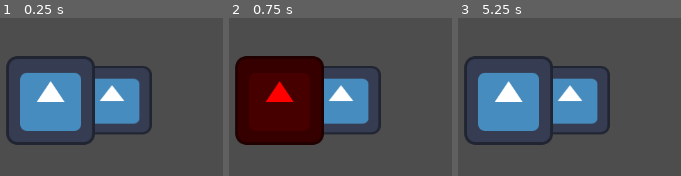
Above: before the commit, frames 1-3 (left to right).
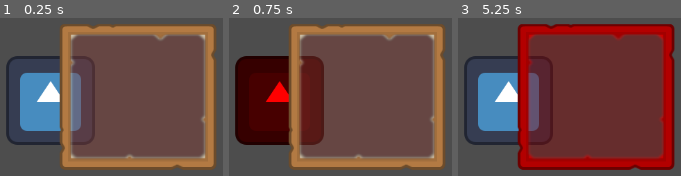
Above: after the commit, the same moments.

Repository: mestania/debug
Game: Godot game, scene res://node_2d.tscn
Two runs of this game, one before a commit and one after it. Both use one fixed random seed, a clock stepped at 60 frames per second and the inputs below. The engine's default icon, where the game draws it, is replaced by a stand-in: a white triangle on a blue panel in a dark square.
Inputs (mouse positions are in pixels of both pictures, inside the frame that each line leads up to):
- Up to frame 1 (0.25 s): no input
- Up to frame 2 (0.75 s): tap Enter at 0.5 s; move the mouse to (280, 100) at 0.52 s
- Up to frame 3 (5.25 s): tap Space at 1.25, 2.75, 4.25 s; move the mouse to (outside the picture) at 1.27 s; tap Enter at 2, 3.5 s; move the mouse to (outside the picture) at 2.02 s; move the mouse to (outside the picture) at 2.77 s; move the mouse to (outside the picture) at 3.52 s; move the mouse to (outside the picture) at 4.27 s; move the mouse to (638, 109) at 5.02 s

The runs differ from the first frame. In frame 1, 65% of the frame differs, in the area x 26-97%, y 3-97%; in frame 2, 64%; in frame 3, 65%, in the area x 26-98%, y 3-97%.

Commit message:
v1
Changed the order of nodes

Diff:
--- a/node_2d.gd
+++ b/node_2d.gd
@@ -20,5 +20,6 @@
 
 
 func _on_nine_patch_rect_mouse_exited() -> void:
-	nine_patch_rect.modulate = color_default
-	print('mouse exited NinePatchRect')
+	if not Rect2(Vector2(), nine_patch_rect.size).has_point(get_local_mouse_position()):
+		nine_patch_rect.modulate = color_default
+		print('mouse exited NinePatchRect')
--- a/node_2d.tscn
+++ b/node_2d.tscn
@@ -1,7 +1,8 @@
-[gd_scene load_steps=4 format=3 uid="uid://yodtn68f5e1j"]
+[gd_scene load_steps=5 format=3 uid="uid://yodtn68f5e1j"]
 
 [ext_resource type="Script" uid="uid://poqwip4gmprf" path="res://node_2d.gd" id="1_0e48y"]
 [ext_resource type="Texture2D" uid="uid://dqb8ib2na6ye4" path="res://icon.svg" id="1_wtcfe"]
+[ext_resource type="Texture2D" uid="uid://pigqitla1mjp" path="res://rect.png" id="2_epypp"]
 
 [sub_resource type="RectangleShape2D" id="RectangleShape2D_0e48y"]
 size = Vector2(128, 128)
@@ -12,15 +13,24 @@
 color_select = Color(1, 0, 0, 1)
 color_default = Color(1, 1, 1, 1)
 sprite = NodePath("Area2D/Sprite2D")
-nine_patch_rect = NodePath("NinePatchRect")
+nine_patch_rect = NodePath("CanvasLayer/NinePatchRect")
 
-[node name="NinePatchRect" type="NinePatchRect" parent="."]
-offset_left = 476.0
-offset_top = 261.0
-offset_right = 591.0
-offset_bottom = 360.0
+[node name="CanvasLayer" type="CanvasLayer" parent="."]
+
+[node name="NinePatchRect" type="NinePatchRect" parent="CanvasLayer"]
+anchors_preset = -1
+anchor_left = 0.397569
+anchor_top = 0.310185
+anchor_right = 0.59375
+anchor_bottom = 0.635802
+grow_horizontal = 2
+grow_vertical = 2
 mouse_filter = 0
-texture = ExtResource("1_wtcfe")
+texture = ExtResource("2_epypp")
+patch_margin_left = 16
+patch_margin_top = 16
+patch_margin_right = 16
+patch_margin_bottom = 16
 metadata/_edit_use_anchors_ = true
 
 [node name="Area2D" type="Area2D" parent="."]
@@ -32,9 +42,7 @@
 [node name="Sprite2D" type="Sprite2D" parent="Area2D"]
 texture = ExtResource("1_wtcfe")
 
-[node name="CanvasLayer" type="CanvasLayer" parent="."]
-
-[connection signal="mouse_entered" from="NinePatchRect" to="." method="_on_nine_patch_rect_mouse_entered"]
-[connection signal="mouse_exited" from="NinePatchRect" to="." method="_on_nine_patch_rect_mouse_exited"]
+[connection signal="mouse_entered" from="CanvasLayer/NinePatchRect" to="." method="_on_nine_patch_rect_mouse_entered"]
+[connection signal="mouse_exited" from="CanvasLayer/NinePatchRect" to="." method="_on_nine_patch_rect_mouse_exited"]
 [connection signal="mouse_entered" from="Area2D" to="." method="_on_area_2d_mouse_entered"]
 [connection signal="mouse_exited" from="Area2D" to="." method="_on_area_2d_mouse_exited"]
Binary file added: rect.png
Not shown, added: rect.png.import
